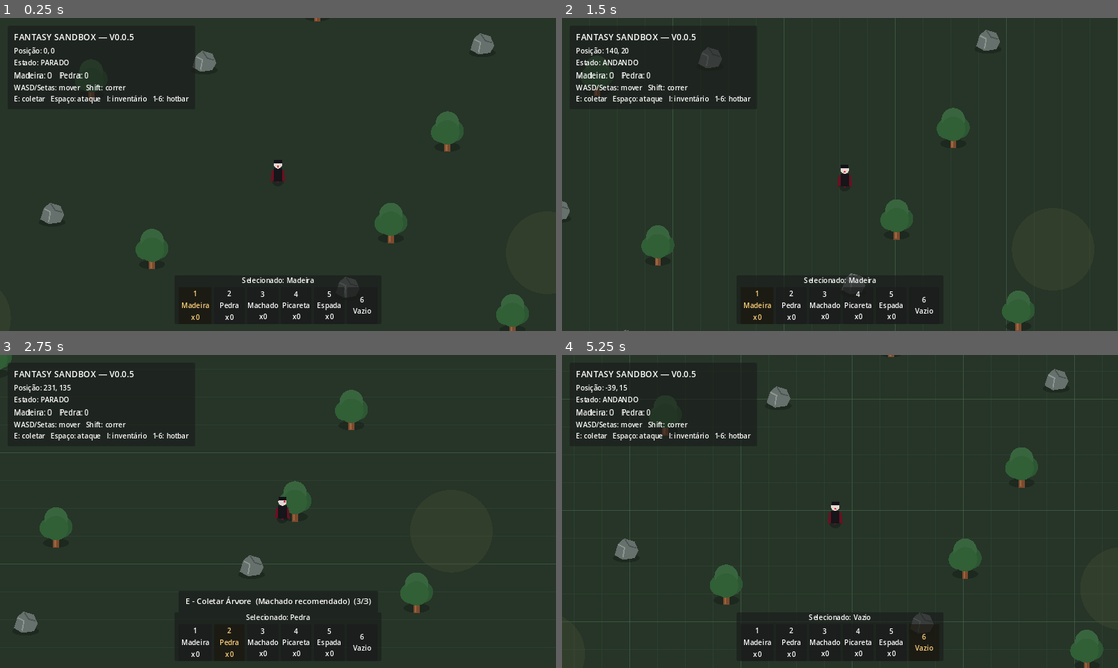
Above: before the commit, frames 1-4 (two rows, left to right).
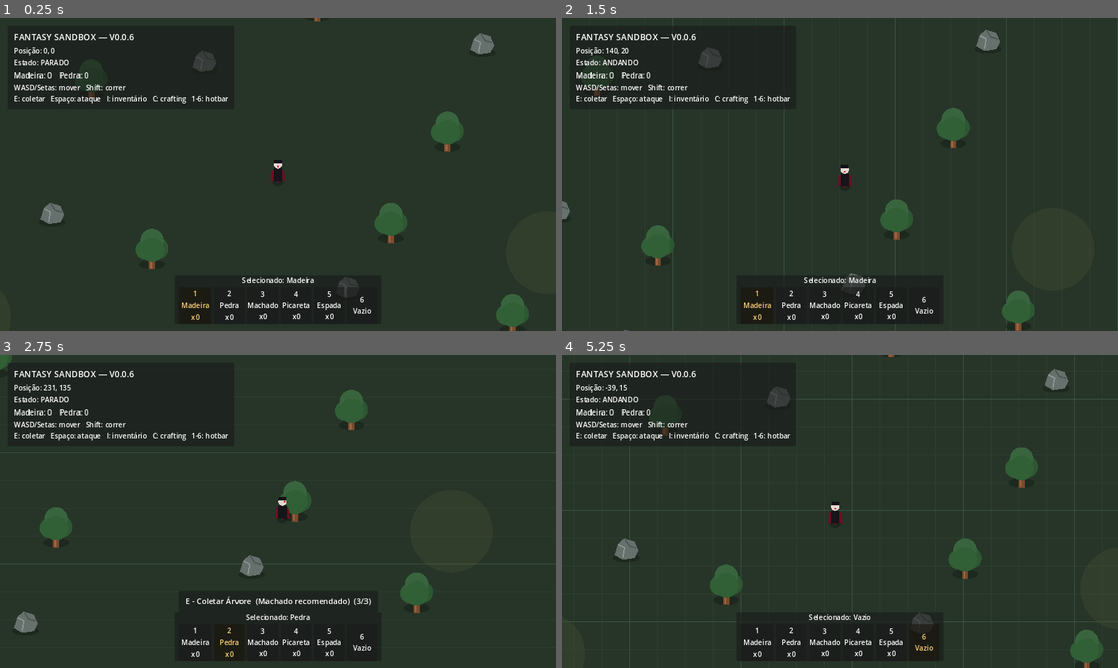
Above: after the commit, the same moments.

Repository: janduyankiingles-ops/Fantasy-Sandbox
Game: Godot game, scene res://scenes/main.tscn
Same seed, same stepped clock (60 frames per second), same inputs: the game is played once before the commit and once after it.
Inputs:
- Up to frame 1 (0.25 s): no input
- Up to frame 2 (1.5 s): tap Enter at 0.5 s; hold D 0.53-1.28 s; tap I at 0.6, 1.25 s; tap Space at 0.77 s; hold S from 1.28 s (still down); tap 1 at 1.35 s
- Up to frame 3 (2.75 s): tap Space at 1.52 s; release S at 2.03 s; hold D from 2.03 s (still down); tap 2 at 2.1 s
- Up to frame 4 (5.25 s): release D at 2.78 s; hold W 2.78-3.53 s; tap 3 at 2.85 s; tap Space at 3.02, 3.77, 4.52 s; hold A 3.53-5.03 s; tap 4 at 3.6 s; tap 5 at 4.35 s; hold S from 5.03 s (still down); tap 6 at 5.1 s

The runs differ from the first frame. In frame 1, 0.3% of the frame differs, in the area x 23-41%, y 5-28%; in frame 2, 0.2%; in frame 3, 0.1%; in frame 4, 0.4%, in the area x 23-43%, y 5-28%.
Error in both runs: Invalid call to function 'refresh_inventory (via call)' in base 'Control (inventory_ui.gd)'. Expected 5 arguments. (res://scripts/main.gd:74)

Commit message:
v0.0.6: add crafting UI to main HUD

Diff:
--- a/scenes/main.tscn
+++ b/scenes/main.tscn
@@ -1,10 +1,11 @@
-[gd_scene load_steps=6 format=3]
+[gd_scene load_steps=7 format=3]
 
 [ext_resource type="Script" path="res://scripts/main.gd" id="1_main"]
 [ext_resource type="Script" path="res://scripts/world.gd" id="2_world"]
 [ext_resource type="PackedScene" path="res://scenes/player.tscn" id="3_player"]
 [ext_resource type="PackedScene" path="res://scenes/inventory_ui.tscn" id="4_inventory"]
 [ext_resource type="PackedScene" path="res://scenes/hotbar_ui.tscn" id="5_hotbar"]
+[ext_resource type="PackedScene" path="res://scenes/crafting_ui.tscn" id="6_crafting"]
 
 [node name="Main" type="Node2D"]
 script = ExtResource("1_main")
@@ -34,7 +35,7 @@
 
 [node name="Title" type="Label" parent="HUD/Panel/Margin/VBox"]
 theme_override_font_sizes/font_size = 20
-text = "FANTASY SANDBOX — V0.0.5"
+text = "FANTASY SANDBOX — V0.0.6"
 
 [node name="PositionLabel" type="Label" parent="HUD/Panel/Margin/VBox"]
 text = "Posição: 0, 0"
@@ -47,7 +48,7 @@
 text = "Madeira: 0    Pedra: 0"
 
 [node name="Controls" type="Label" parent="HUD/Panel/Margin/VBox"]
-text = "WASD/Setas: mover   Shift: correr\nE: coletar   Espaço: ataque   I: inventário   1-6: hotbar"
+text = "WASD/Setas: mover   Shift: correr\nE: coletar   Espaço: ataque   I: inventário   C: crafting   1-6: hotbar"
 
 [node name="InteractionPanel" type="PanelContainer" parent="HUD"]
 visible = false
@@ -78,3 +79,5 @@
 [node name="InventoryUI" parent="HUD" instance=ExtResource("4_inventory")]
 
 [node name="HotbarUI" parent="HUD" instance=ExtResource("5_hotbar")]
+
+[node name="CraftingUI" parent="HUD" instance=ExtResource("6_crafting")]
